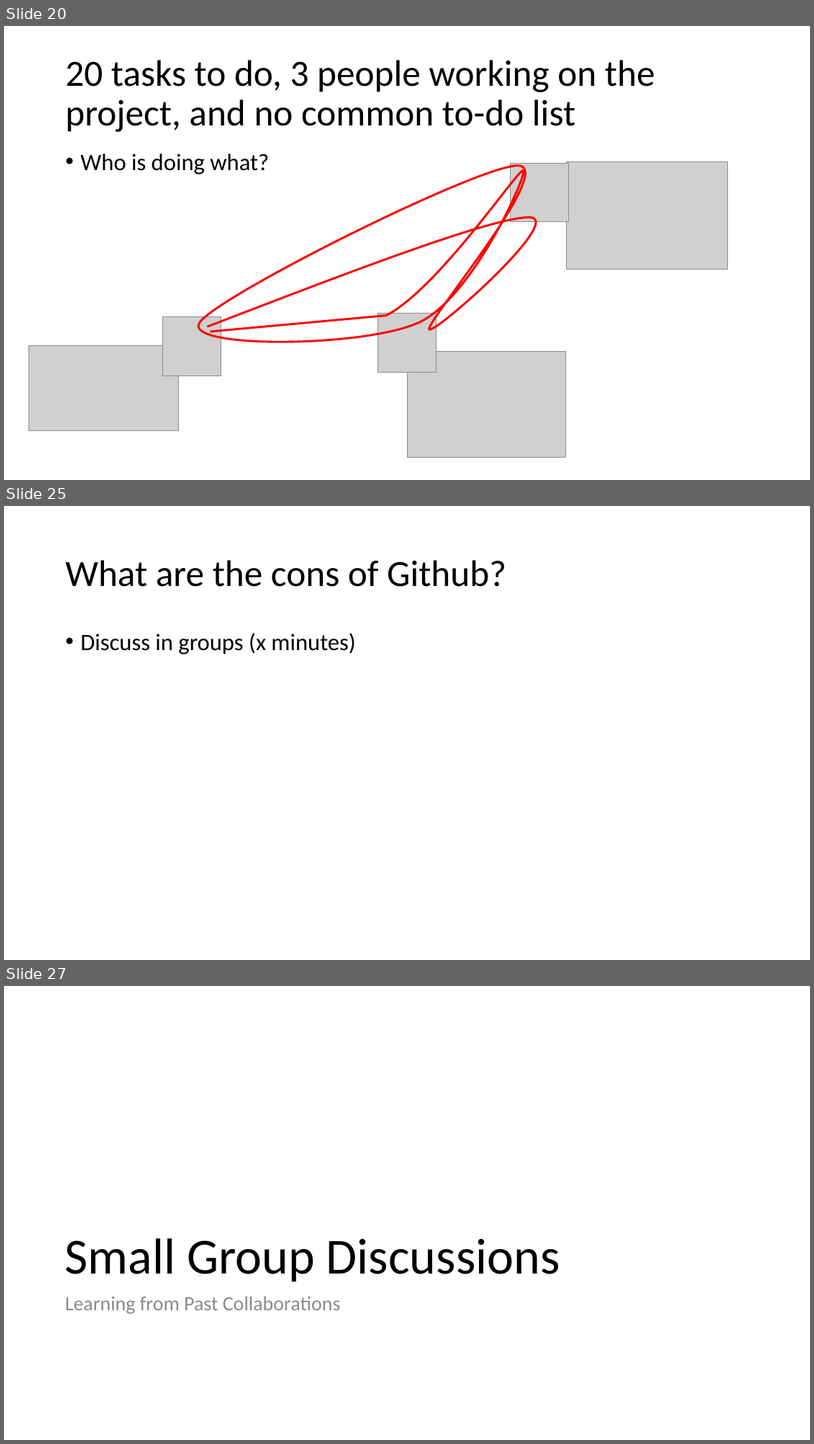
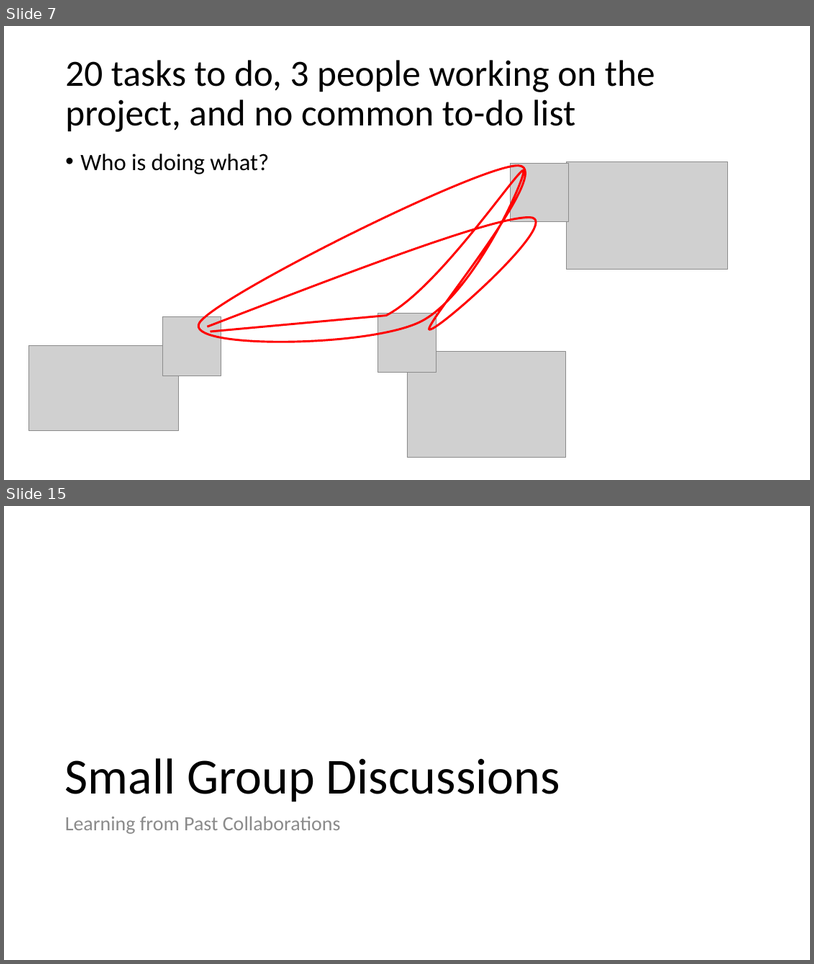
Before and after one commit to ReproducibleQM/n_commandments, a slide deck: pres_deck.pptx. Shown one above the other, each under a label of ours: slides 20, 25 and 27 before the commit, slides 7 and 15 after it; the slides between them are not shown. The pictures are 814x1444 and 814x964 pixels, drawn with LibreOffice and Linux fonts; fonts in the diff are those of the drawing; grey boxes stand for pictures. Boxes give left, top, right and bottom in pixels: in the first picture for what was removed or moved away, otherwise in the second. Text is boxed around its words. In the diff, an @@ line names an element or a change of style, - is before the commit and + after.

```diff
--- a/pres_deck.pptx
+++ b/pres_deck.pptx
@@ slide 25 removed at (x1=4, y1=506, x2=810, y2=960), background #FFFFFF @@
@@ title removed at (x1=65, y1=560, x2=507, y2=587) @@
-What are the cons of Github?
@@ text removed at (x1=80, y1=633, x2=355, y2=654) @@
-• Discuss in groups (x minutes)
@@ what was slide 20 is now slide 7 @@
@@ what was slide 27 is now slide 15 @@
```
Also in this commit, not shown: 7 slides changed, 2 slides added, 13 other slides removed.
